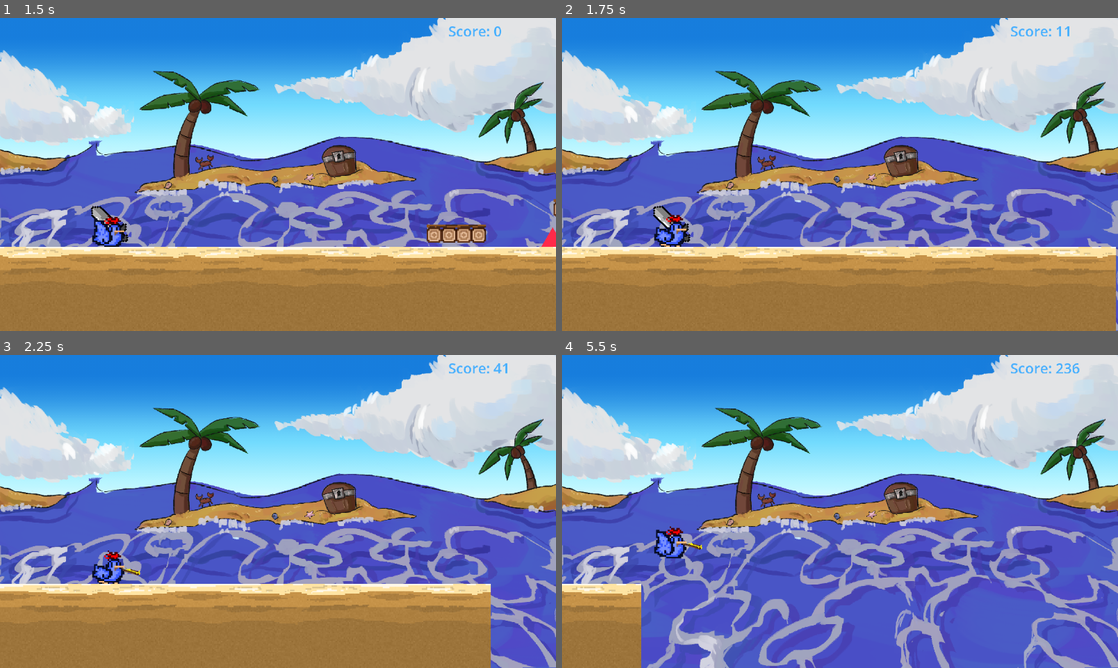
Above: before the commit, frames 1-4 (two rows, left to right).
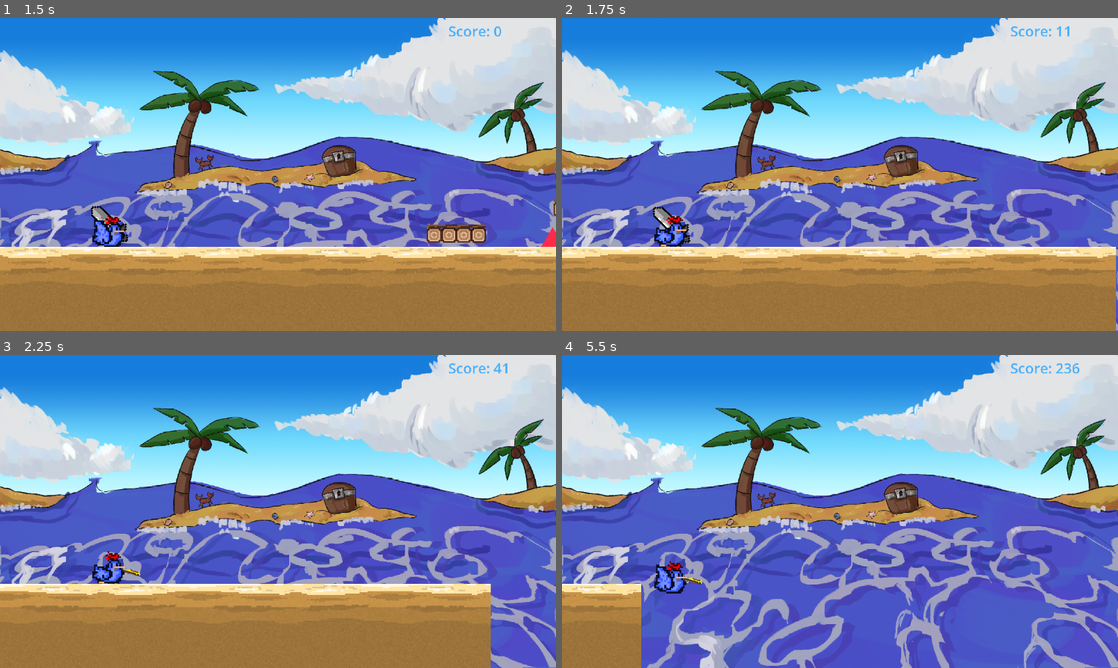
Above: after the commit, the same moments.

Repository: gameking773/FightOrFlightGameJamV
Game: Godot game, scene res://scene/game.tscn
The game is run twice, just before and just after one commit, with the same random seed, the same clock (stepped at 60 frames per second) and the same inputs.
Inputs:
- Up to frame 1 (1.5 s): click "Jouer" at 0.5 s; tap Enter at 1.25 s; tap W (attack) at 1.35 s
- Up to frame 2 (1.75 s): tap Space (jump) at 1.52 s
- Up to frame 3 (2.25 s): tap E (switch_weapon) at 2.1 s
- Up to frame 4 (5.5 s): tap Space (jump) at 2.27, 3.77, 4.52, 5.27 s; tap W (attack) at 2.85, 4.35 s; tap E (switch_weapon) at 3.6, 5.1 s

Frame 1 is identical in both runs. In frame 2, 0.3% of the frame differs, in the area x 16-24%, y 60-74%; in frame 3, 0.2%; in frame 4, 1.0%, in the area x 16-26%, y 54-77%.

Commit message:
réajustage de hitbox n°beaucoup (je vais cabler ptn)

Diff:
--- a/scene/player.tscn
+++ b/scene/player.tscn
@@ -8,9 +8,6 @@
 [ext_resource type="AudioStream" uid="uid://8k7h68htclsi" path="res://assets/woosh.wav" id="4_b6664"]
 [ext_resource type="Texture2D" uid="uid://dvmwworhtfv1q" path="res://texture/flintlockSprite.png" id="5_b7yng"]
 [ext_resource type="AudioStream" uid="uid://byxoesmrtgl56" path="res://assets/dark-souls-you-died-sound-effect_hm5sYFG.mp3" id="9_m5o2w"]
-
-[sub_resource type="RectangleShape2D" id="RectangleShape2D_vfyvs"]
-size = Vector2(12.6, 13.6)
 
 [sub_resource type="Animation" id="Animation_k8gmw"]
 length = 0.001
@@ -502,11 +499,6 @@
 [node name="player" type="CharacterBody2D"]
 script = ExtResource("1_7rxf8")
 
-[node name="collisionbox" type="CollisionShape2D" parent="."]
-position = Vector2(-3.5, 16)
-scale = Vector2(5, 5)
-shape = SubResource("RectangleShape2D_vfyvs")
-
 [node name="character" type="Node2D" parent="."]
 script = ExtResource("2_ee8jf")
 
@@ -581,6 +573,9 @@
 stream = ExtResource("9_m5o2w")
 bus = &"SFX"
 
+[node name="CollisionPolygon2D" type="CollisionPolygon2D" parent="."]
+polygon = PackedVector2Array(-34, 22, -12, 39, -4, 48, 30, 47, 28, 0, 25, -25, 14, -37, 4, -16, -15, 4, -34, -3)
+
 [connection signal="animation_started" from="character/attackAnim" to="." method="_on_animation_started"]
 [connection signal="area_entered" from="playerArea" to="." method="_on_hurtbox_trigger"]
 [connection signal="tree_entered" from="gameover" to="." method="_on_gameover_tree_entered"]
Not shown: 1 places in scene/player.tscn that only renumber resources
